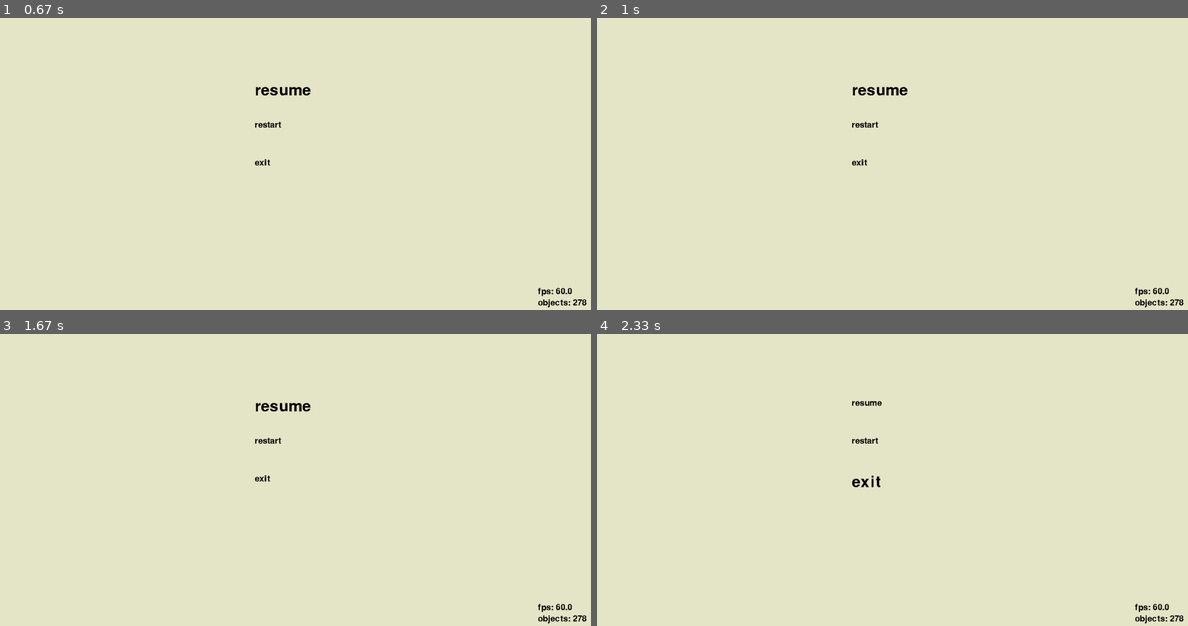
Above: before the commit, frames 1-4 (two rows, left to right).
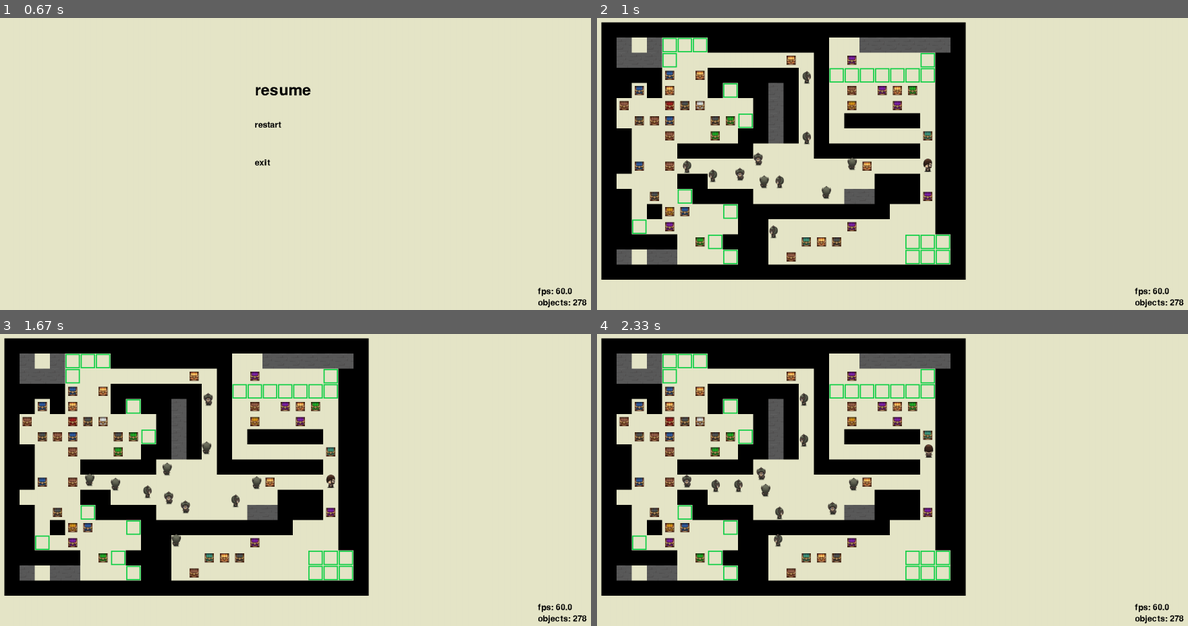
Above: after the commit, the same moments.

Repository: OnlyAoiKunie/sokoban-pygame
Game: pygame game, started from main.py
The game is run twice, just before and just after one commit, with the same random seed, the same clock (stepped at 60 frames per second) and the same inputs.
Inputs:
- Up to frame 1 (0.67 s): tap Esc at 0.33 s
- Up to frame 2 (1 s): hold Enter from 0.67 s (still down); hold Right from 0.67 s (still down)
- Up to frame 3 (1.67 s): release Enter at 1.13 s; release Right at 1.13 s; tap Space at 1.17 s
- Up to frame 4 (2.33 s): hold Up from 2 s (still down)

Frame 1 is identical in both runs. In frame 2, 32% of the frame differs, in the area x 0-63%, y 1-90%; in frame 3, 32%; in frame 4, 31%.

Commit message:
fix operation in pause frame, update README.md

Diff:
--- a/frame/pause.py
+++ b/frame/pause.py
@@ -3,10 +3,13 @@
 
 import parameter
 
+RESUME = 0
+RESTART = 1
+EXIT = 2
+
 
 class Pause():
     def __init__(self):
-        self.__stw = False
         self.__selection = 0
         self.__normal_font = pygame.font.SysFont("default", 32)
         self.__selected_font = pygame.font.SysFont("default", 60)
@@ -16,10 +19,10 @@
         self.__cooldown = time.time()
 
     def update(self, screen):
+        keys = pygame.key.get_pressed()
         now = time.time()
         if now - self.__cooldown > parameter.PAUSE_KEY_COOLDOWN:
             self.__cooldown = now
-            keys = pygame.key.get_pressed()
 
             if keys[pygame.K_UP]:
                 self.__selection -= 1
@@ -30,6 +33,12 @@
                 self.__selection %= 3
 
         self.__draw(screen)
+
+        # press enter
+        if keys[pygame.K_RETURN]:
+            act = self.__selection
+            self.__selection = 0
+            return act
 
     def __draw(self, screen):
         text = self.__render_text("resume", 0)
--- a/main.py
+++ b/main.py
@@ -47,7 +47,14 @@
             self.screen.fill(self.background)
 
             if self.STW:
-                self.game_pause.update(self.screen)
+                selection = self.game_pause.update(self.screen)
+                if selection == frame.pause.RESUME:
+                    self.STW = False
+                elif selection == frame.pause.RESTART:
+                    self.restart()
+                    self.STW = False
+                elif selection == frame.pause.EXIT:
+                    in_game = False
             else:
                 self.update_world()
                 self.key_handle()
--- a/parameter/__init__.py
+++ b/parameter/__init__.py
@@ -13,4 +13,4 @@
 BULLET_COOLDOWN = 0.2  # sec
 KEY_COOLDOWN = 0.5
 
-PAUSE_KEY_COOLDOWN = 0.08
+PAUSE_KEY_COOLDOWN = 0.1
Not shown, changed: README.md
